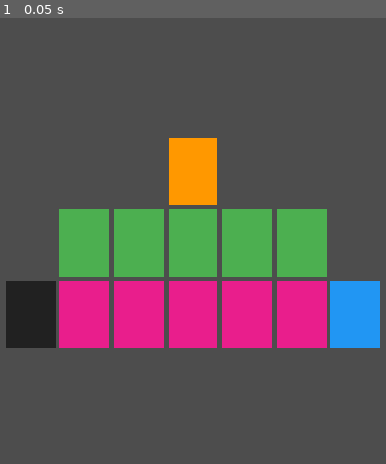
Above: before the commit, frame 1.
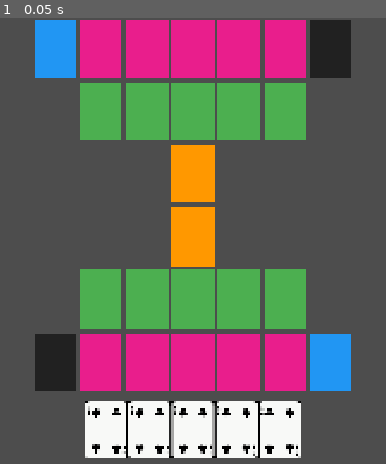
Above: after the commit, the same moment.

Repository: EytanHabib/guardian-cartes
Game: Godot game, scene res://scenes/partie.tscn
The game is run twice, just before and just after one commit, with the same random seed, the same clock (stepped at 60 frames per second) and the same inputs. Before the commit the project starts from res://scenes/board.tscn.
Inputs:
- Up to frame 1 (0.05 s): no input

The runs differ from the first frame. In frame 1, 54% of the frame differs, in the area x 1-99%, y 0-99%.

Commit message:
scene partie avec main et terrain fais

Diff:
--- /dev/null
+++ b/Cartes/cartetest.tres
@@ -0,0 +1,15 @@
+[gd_resource type="Resource" script_class="CardData" format=3 uid="uid://c4cg6ou62q042"]
+
+[ext_resource type="Script" uid="uid://jaddcc74taw7" path="res://script/carte_obj.gd" id="1_cepgp"]
+[ext_resource type="Texture2D" uid="uid://cn64dgq6d7jqh" path="res://Cartes/images/images.png" id="1_u157p"]
+
+[resource]
+script = ExtResource("1_cepgp")
+id = "0"
+type = "soldat"
+card_name = "éclaireur"
+cost = 1
+attack = 3
+defense = 1
+image = ExtResource("1_u157p")
+metadata/_custom_type_script = "uid://jaddcc74taw7"
--- /dev/null
+++ b/mainscript.gd
@@ -0,0 +1,8 @@
+extends HBoxContainer
+
+const CARTE_SCENE = preload("res://scenes/carte.tscn")
+
+func ajouter_carte(data: CardData):
+	var carte = CARTE_SCENE.instantiate()
+	add_child(carte)
+	carte.setup(data)
--- a/project.godot
+++ b/project.godot
@@ -11,7 +11,7 @@
 [application]
 
 config/name="guardian_cartes"
-run/main_scene="uid://s1fj0pbyahn0"
+run/main_scene="uid://deytf2rgqc8hw"
 config/features=PackedStringArray("4.7", "Forward Plus")
 config/icon="res://icon.svg"
 
--- a/scenes/board.tscn
+++ b/scenes/board.tscn
@@ -2,7 +2,7 @@
 
 [ext_resource type="PackedScene" uid="uid://cson74oo85nhb" path="res://scenes/zone.tscn" id="1_bw3vb"]
 
-[node name="Board" type="Control" unique_id=916133529]
+[node name="terrain" type="Control" unique_id=916133529]
 layout_mode = 3
 anchors_preset = 15
 anchor_right = 1.0
@@ -26,12 +26,15 @@
 columns = 7
 
 [node name="vide" type="Control" parent="CenterContainer/GridContainer" unique_id=1483701062]
+custom_minimum_size = Vector2(100, 140)
 layout_mode = 2
 
 [node name="vide2" type="Control" parent="CenterContainer/GridContainer" unique_id=2097839861]
+custom_minimum_size = Vector2(100, 140)
 layout_mode = 2
 
 [node name="vide3" type="Control" parent="CenterContainer/GridContainer" unique_id=842143334]
+custom_minimum_size = Vector2(100, 140)
 layout_mode = 2
 
 [node name="gardien" parent="CenterContainer/GridContainer" unique_id=401281312 instance=ExtResource("1_bw3vb")]
@@ -39,15 +42,19 @@
 slot_type = 2
 
 [node name="vide4" type="Control" parent="CenterContainer/GridContainer" unique_id=1959651226]
+custom_minimum_size = Vector2(100, 140)
 layout_mode = 2
 
 [node name="vide5" type="Control" parent="CenterContainer/GridContainer" unique_id=1897181209]
+custom_minimum_size = Vector2(100, 140)
 layout_mode = 2
 
 [node name="vide6" type="Control" parent="CenterContainer/GridContainer" unique_id=1803554941]
+custom_minimum_size = Vector2(100, 140)
 layout_mode = 2
 
 [node name="vide7" type="Control" parent="CenterContainer/GridContainer" unique_id=155534985]
+custom_minimum_size = Vector2(100, 140)
 layout_mode = 2
 
 [node name="soldat" parent="CenterContainer/GridContainer" unique_id=1939267790 instance=ExtResource("1_bw3vb")]
@@ -66,6 +73,7 @@
 layout_mode = 2
 
 [node name="vide8" type="Control" parent="CenterContainer/GridContainer" unique_id=2101617278]
+custom_minimum_size = Vector2(100, 140)
 layout_mode = 2
 
 [node name="cimetiere" parent="CenterContainer/GridContainer" unique_id=1723275095 instance=ExtResource("1_bw3vb")]
--- /dev/null
+++ b/scenes/carte.tscn
@@ -0,0 +1,11 @@
+[gd_scene format=3 uid="uid://cux4or502qitg"]
+
+[ext_resource type="Script" uid="uid://cj1xlux4nu7sb" path="res://script/cartescript.gd" id="1_yhuus"]
+
+[node name="carte" type="TextureRect" unique_id=1725846517]
+custom_minimum_size = Vector2(100, 140)
+offset_right = 100.0
+offset_bottom = 140.0
+expand_mode = 1
+stretch_mode = 5
+script = ExtResource("1_yhuus")
--- /dev/null
+++ b/scenes/jeu.tscn
@@ -0,0 +1,26 @@
+[gd_scene format=3 uid="uid://2u8vo74p4yqe"]
+
+[ext_resource type="PackedScene" uid="uid://s1fj0pbyahn0" path="res://scenes/board.tscn" id="1_b6da0"]
+
+[node name="jeu" type="Control" unique_id=1152466230]
+layout_mode = 3
+anchors_preset = 15
+anchor_right = 1.0
+anchor_bottom = 1.0
+grow_horizontal = 2
+grow_vertical = 2
+
+[node name="moitier_terrain" type="VBoxContainer" parent="." unique_id=1222823216]
+layout_mode = 0
+offset_right = 1920.0
+offset_bottom = 900.0
+
+[node name="terrainadv" parent="moitier_terrain" unique_id=708876461 instance=ExtResource("1_b6da0")]
+layout_mode = 2
+size_flags_vertical = 3
+offset_transform_enabled = true
+offset_transform_rotation = 3.1415927
+
+[node name="terrain" parent="moitier_terrain" unique_id=916133529 instance=ExtResource("1_b6da0")]
+layout_mode = 2
+size_flags_vertical = 3
--- /dev/null
+++ b/scenes/main.tscn
@@ -0,0 +1,10 @@
+[gd_scene format=3 uid="uid://mxf55wf8lhqv"]
+
+[ext_resource type="Script" uid="uid://cn5wbdg128dt4" path="res://mainscript.gd" id="1_o5qli"]
+
+[node name="main" type="HBoxContainer" unique_id=1636028660]
+custom_minimum_size = Vector2(0, 180)
+offset_right = 40.0
+offset_bottom = 40.0
+alignment = 1
+script = ExtResource("1_o5qli")
--- /dev/null
+++ b/scenes/partie.tscn
@@ -0,0 +1,25 @@
+[gd_scene format=3 uid="uid://deytf2rgqc8hw"]
+
+[ext_resource type="PackedScene" uid="uid://2u8vo74p4yqe" path="res://scenes/jeu.tscn" id="1_3jsns"]
+[ext_resource type="Script" uid="uid://b3qhvmrw642vn" path="res://script/partiescript.gd" id="1_mtm28"]
+[ext_resource type="PackedScene" uid="uid://mxf55wf8lhqv" path="res://scenes/main.tscn" id="2_mtm28"]
+
+[node name="partie" type="Control" unique_id=2035916526]
+layout_mode = 3
+anchors_preset = 0
+offset_right = 1920.0
+offset_bottom = 1080.0
+script = ExtResource("1_mtm28")
+
+[node name="vraiterrain" type="VBoxContainer" parent="." unique_id=1082852092]
+layout_mode = 0
+offset_right = 1920.0
+offset_bottom = 1080.0
+theme_override_constants/separation = 0
+
+[node name="jeu" parent="vraiterrain" unique_id=1152466230 instance=ExtResource("1_3jsns")]
+layout_mode = 2
+size_flags_vertical = 3
+
+[node name="main" parent="vraiterrain" unique_id=1636028660 instance=ExtResource("2_mtm28")]
+layout_mode = 2
--- a/scenes/zone.tscn
+++ b/scenes/zone.tscn
@@ -3,7 +3,7 @@
 [ext_resource type="Script" uid="uid://blhnb5g4duk67" path="res://script/zone.gd" id="1_g7a44"]
 
 [node name="zone" type="Control" unique_id=401281312]
-custom_minimum_size = Vector2(120, 160)
+custom_minimum_size = Vector2(100, 140)
 layout_mode = 3
 anchors_preset = 0
 offset_right = 40.0
--- /dev/null
+++ b/script/carte_obj.gd
@@ -0,0 +1,10 @@
+class_name CardData
+extends Resource
+
+@export var id: String
+@export var type: String
+@export var card_name: String
+@export var cost: int
+@export var attack: int
+@export var defense: int
+@export var image: Texture2D
--- /dev/null
+++ b/script/cartescript.gd
@@ -0,0 +1,7 @@
+extends TextureRect
+
+var data: CardData
+
+func setup(card_data: CardData):
+	data = card_data
+	texture = data.image
--- /dev/null
+++ b/script/partiescript.gd
@@ -0,0 +1,6 @@
+extends Control
+
+func _ready():
+	var data = load("res://Cartes/cartetest.tres")
+	for i in 5:
+		$vraiterrain/main.ajouter_carte(data)
Binary file added: Cartes/images/images.png
Not shown, added: Cartes/images/images.png.import
Not shown, added: mainscript.gd.uid
Not shown, added: script/carte_obj.gd.uid
Not shown, added: script/cartescript.gd.uid
Not shown, added: script/partiescript.gd.uid
